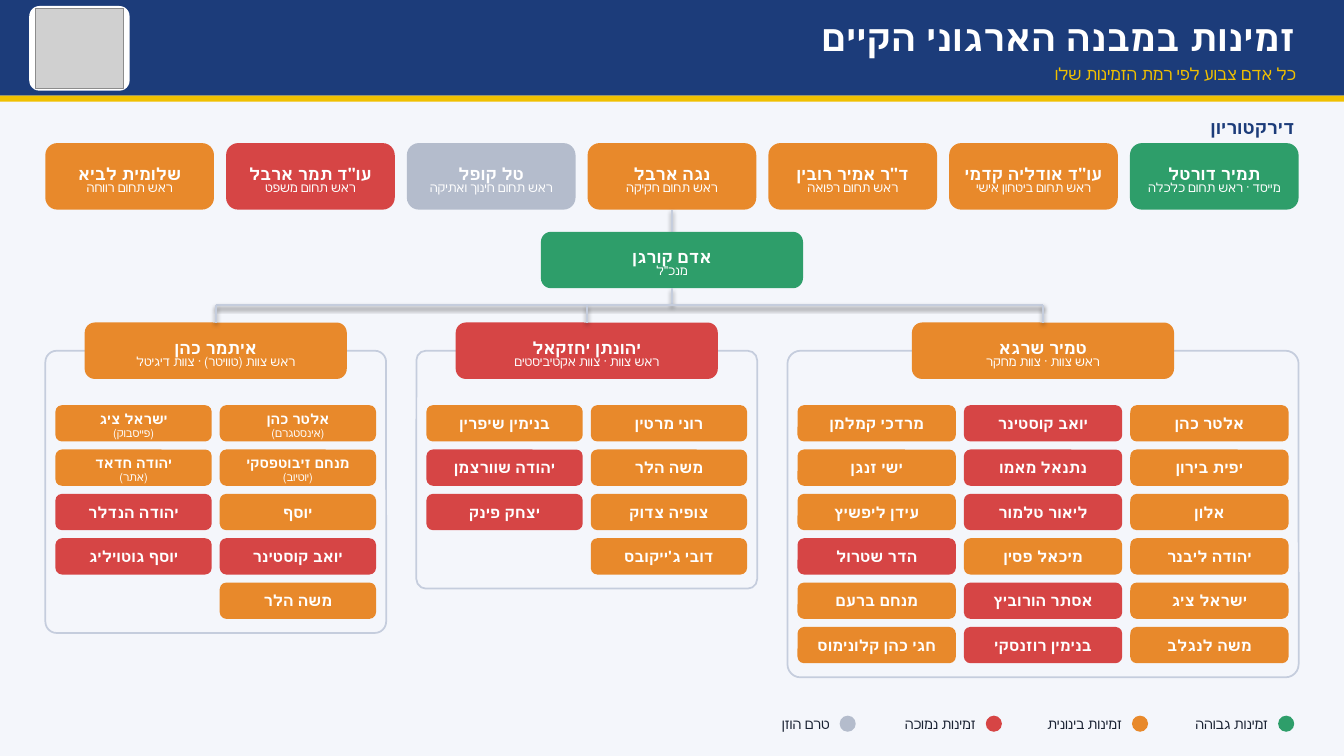
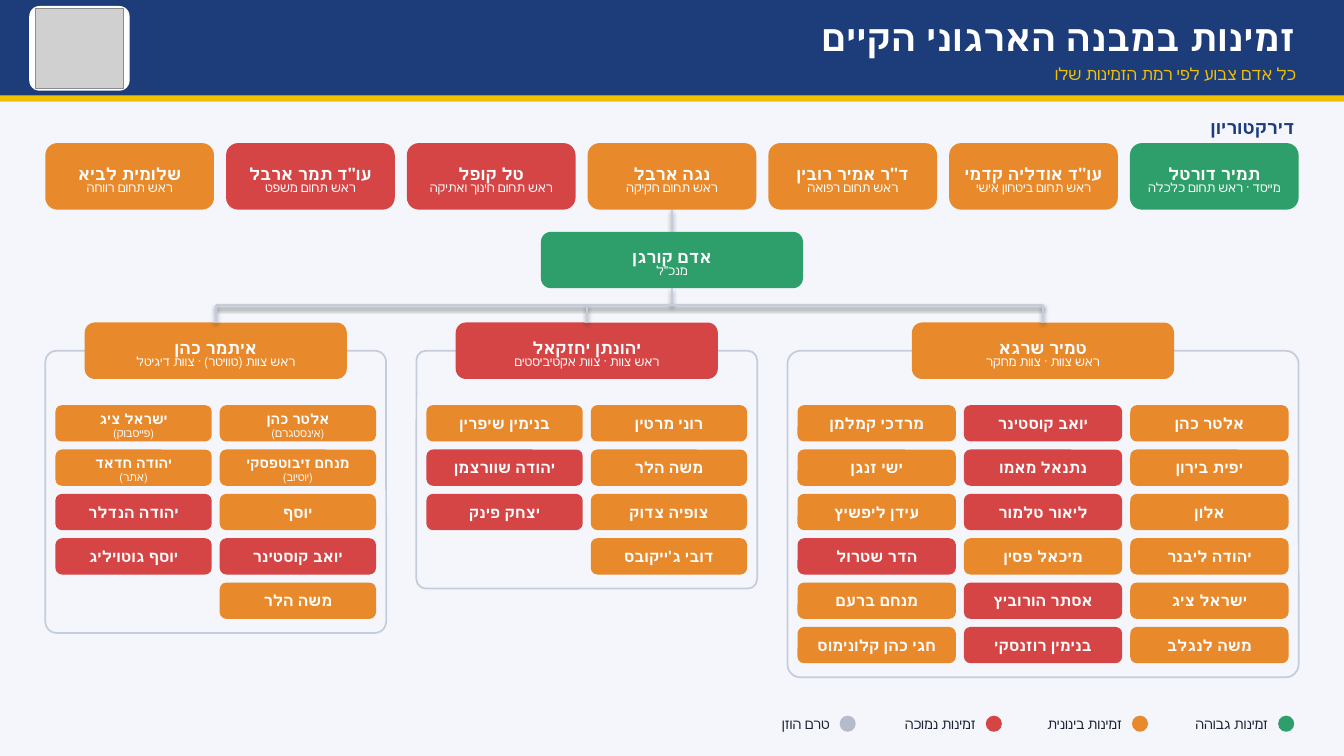
Before and after one commit to akurgana-ctrl/project-2, a slide deck: slide 2 of presentation/out/koach-hitarvut.pptx. Drawn at 1344x756 pixels with LibreOffice and Linux fonts; fonts in the diff are those of the drawing; grey boxes stand for pictures. Boxes give left, top, right and bottom in pixels: in the first picture for what was removed or moved away, otherwise in the second. Text is boxed around its words. In the diff, an @@ line names an element or a change of style, - is before the commit and + after.

```diff
--- a/presentation/out/koach-hitarvut.pptx
+++ b/presentation/out/koach-hitarvut.pptx
@@ rounded rectangle at <box>407,143,576,210</box>: fill #B4BCCC to #D64545 @@
```
Also in this commit, not shown: 1 other file.
